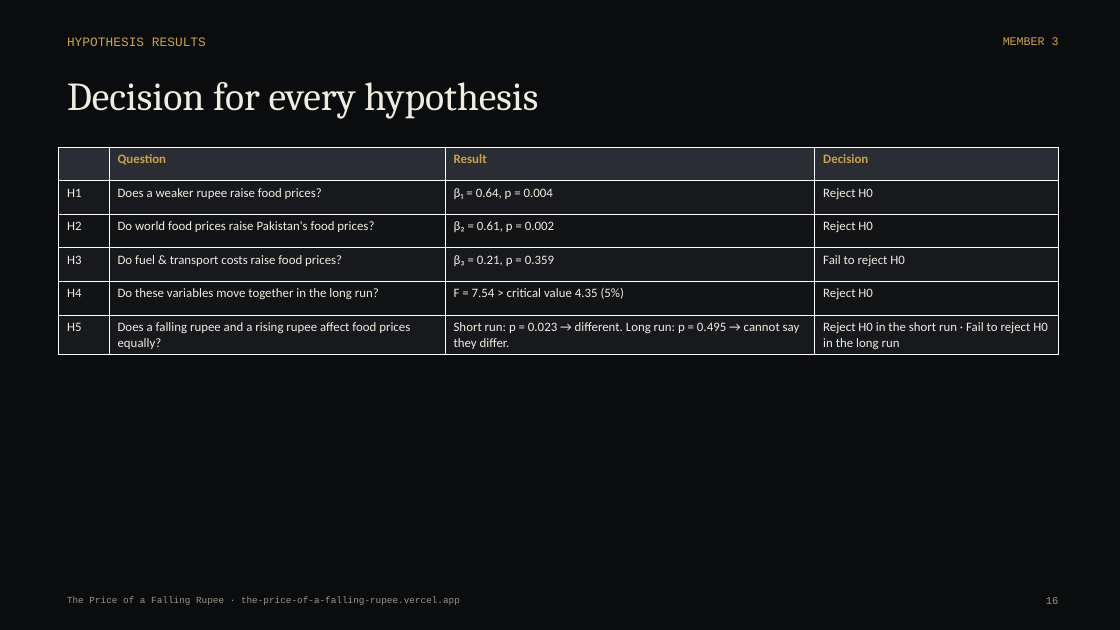
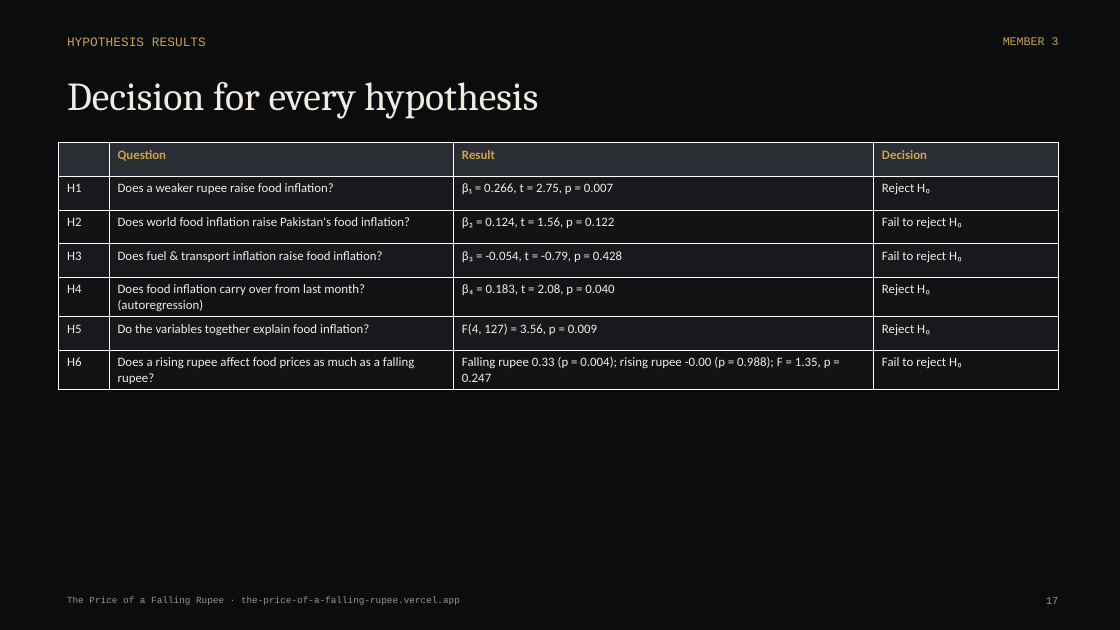
Before and after one commit to ruufaayl/fallingrupee, a slide deck: slide 17 of presentation/The_Price_of_a_Falling_Rupee_Deck.pptx (slide 16 before the commit). Drawn at 1120x630 pixels with LibreOffice and Linux fonts; fonts in the diff are those of the drawing. Boxes give left, top, right and bottom in pixels: in the first picture for what was removed or moved away, otherwise in the second. Text is boxed around its words. In the diff, an @@ line names an element or a change of style, - is before the commit and + after.

```diff
--- a/presentation/The_Price_of_a_Falling_Rupee_Deck.pptx
+++ b/presentation/The_Price_of_a_Falling_Rupee_Deck.pptx
@@ table at (59,143,1059,388) @@
-row 2: H1 | Does a weaker rupee raise food prices? | β₁ = 0.64, p = 0.004 | Reject H0
-row 3: H2 | Do world food prices raise Pakistan's food prices? | β₂ = 0.61, p = 0.002 | Reject H0
-row 4: H3 | Do fuel & transport costs raise food prices? | β₃ = 0.21, p = 0.359 | Fail to reject H0
-row 5: H4 | Do these variables move together in the long run? | F = 7.54 > critical value 4.35 (5%) | Reject H0
-row 6: H5 | Does a falling rupee and a rising rupee affect food prices equally? | Short run: p = 0.023 → different. Long run: p = 0.495 → cannot say they differ. | Reject H0 in the short run · Fail to reject H0 in the long run
+row 2: H1 | Does a weaker rupee raise food inflation? | β₁ = 0.266, t = 2.75, p = 0.007 | Reject H₀
+row 3: H2 | Does world food inflation raise Pakistan's food inflation? | β₂ = 0.124, t = 1.56, p = 0.122 | Fail to reject H₀
+row 4: H3 | Does fuel & transport inflation raise food inflation? | β₃ = -0.054, t = -0.79, p = 0.428 | Fail to reject H₀
+row 5: H4 | Does food inflation carry over from last month? (autoregression) | β₄ = 0.183, t = 2.08, p = 0.040 | Reject H₀
+row 6: H5 | Do the variables together explain food inflation? | F(4, 127) = 3.56, p = 0.009 | Reject H₀
+row 7: H6 | Does a rising rupee affect food prices as much as a falling rupee? | Falling rupee 0.33 (p = 0.004); rising rupee -0.00 (p = 0.988); F = 1.35, p = 0.247 | Fail to reject H₀
@@ table: place and size @@
-table at (59,147,1059,353)
+table at (59,143,1059,388)
@@ text at (1046,597,1059,604): text changed @@
-16
+17
```
Also in this commit, not shown: 15 other slides changed, 4 slides added, 3 slides removed, 34 other files.
